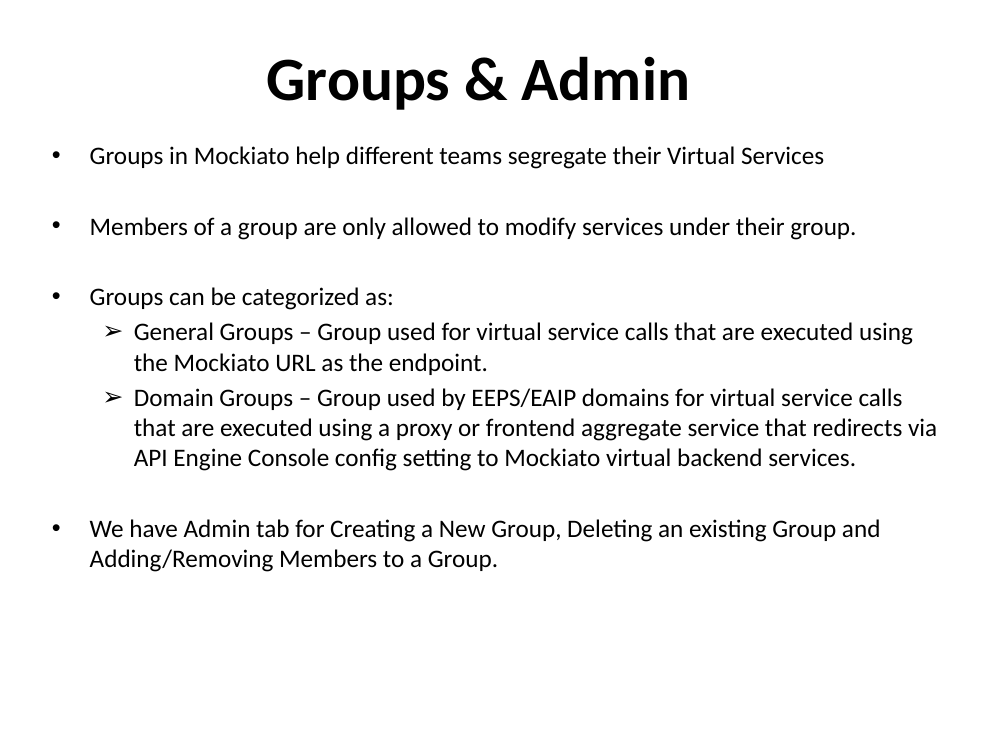
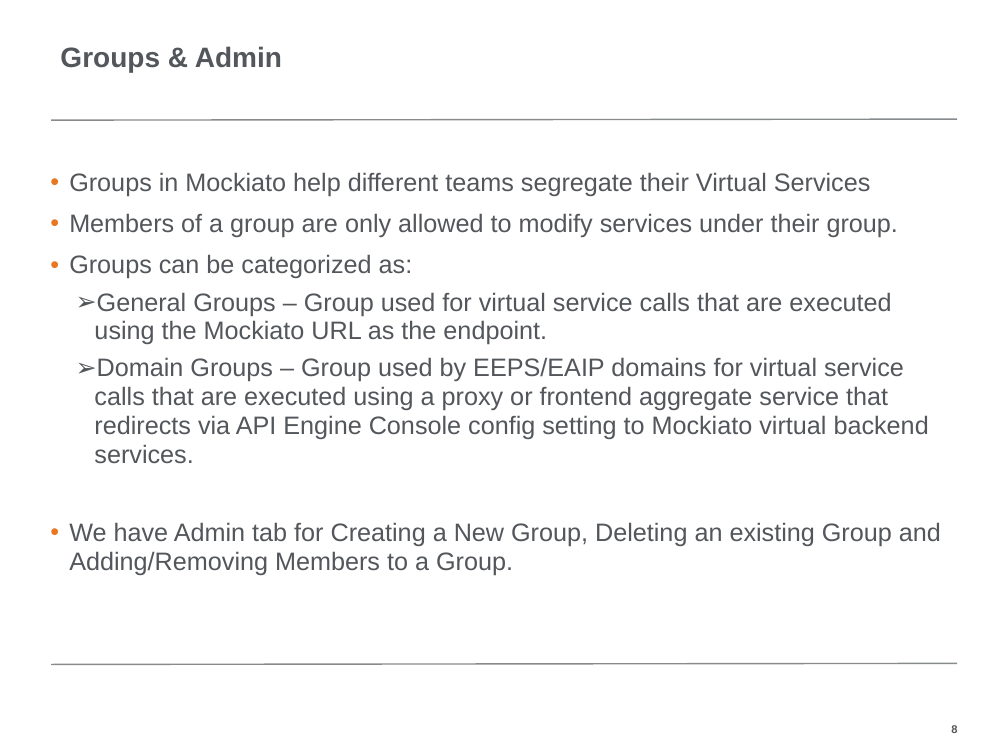
Before and after one commit to cginmn/COSA, a slide deck: slide 8 of 2019-05-15/MockiatoPPT.pptx. Drawn at 1008x756 pixels with LibreOffice and Linux fonts; fonts in the diff are those of the drawing; background and template pictures are left out. Boxes give left, top, right and bottom in pixels: in the first picture for what was removed or moved away, otherwise in the second. Text is boxed around its words. In the diff, an @@ line names an element or a change of style, - is before the commit and + after.

```diff
--- a/2019-05-15/MockiatoPPT.pptx
+++ b/2019-05-15/MockiatoPPT.pptx
@@ title "Groups & Admin": place and size @@
-title "Groups & Admin" at bbox=[267, 56, 690, 110]
+title "Groups & Admin" at bbox=[60, 46, 282, 72]
@@ title "Groups & Admin" at bbox=[60, 46, 282, 72]: size 44 to 20 pt, font Calibri to Arial, text colour #000000 to #53565A; alignment centre to left; line spacing 1 to 0.9; vertical alignment top to bottom @@
@@ line added from (51, 120) to (957, 119), #888B8D 1 pt @@
@@ text "Groups in Mockiato help different ...": place and size @@
-text "Groups in Mockiato help different ..." at bbox=[90, 146, 937, 572]
+text "Groups in Mockiato help different ..." at bbox=[69, 172, 941, 576]
@@ text "Groups in Mockiato help different ..." at bbox=[69, 172, 941, 576]: font Calibri to Arial, text colour #000000 to #53565A; indent changed; line spacing 1 to 0.95; more space between paragraphs @@
@@ line added from (51, 664) to (957, 663), #888B8D 1 pt @@
@@ page number: place and size @@
-page number at bbox=[49, 718, 91, 742]
+page number at bbox=[951, 724, 957, 735]
@@ page number at bbox=[951, 724, 957, 735]: font Calibri to Arial, text colour #FFFFFF to #53565A, bold on; alignment left to right; vertical alignment top to middle @@
```
Also in this commit, not shown: 11 other slides changed, 2 slides removed, 2 other files.
